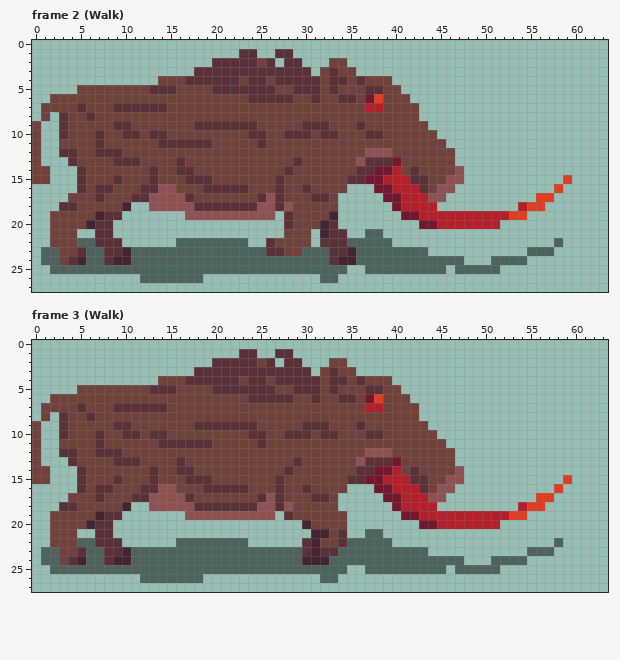
Two versions of one pixel-art file, GEODE/Assets/Sprites/Characters/Boar/Boar.aseprite. The picture above is the old version.
64x28 pixels, 8 frames. Shown: frame 2 (Walk), frame 3 (Walk). The commit also changed other frames, which this record leaves out.
And afterwards:
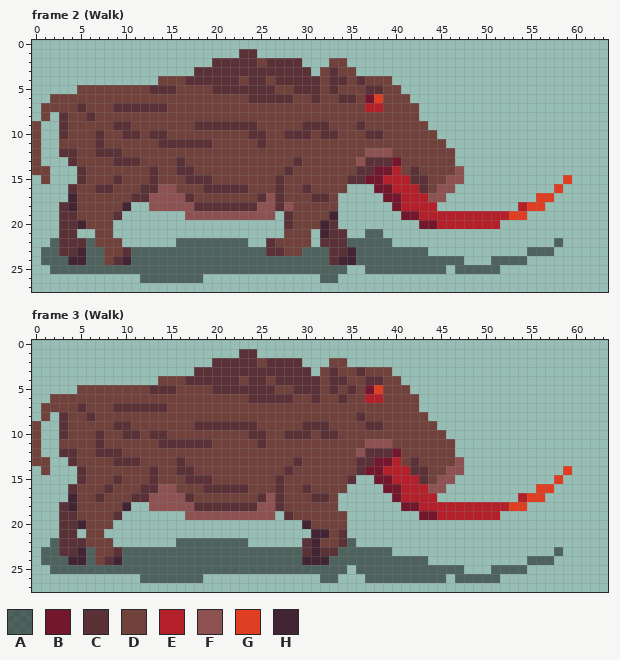
Palette (. is transparent): A #0606087f  B #73172d  C #5b3138  D #71413b  E #b4202a  F #8e5252  G #df3e23  H #422433
Commit: Boar walking animation
The exact change:
Changed rows in their new state; - is an unchanged pixel.
Frame 2 (Walk), layer "Boar":
first column x 27:
 1 ..
 2 C-
first column x 0:
15 .----------
16 ----CD-----
17 ----H--D---
18 ----H------
19 --.CC--DD--
20 --.CCHDDD--
21 --.CC--DD--
22 --ACCC-DDD-
23 ---CCH--DDC
24 ---AH---DC-
Frame 3 (Walk), layers "Crystal", "Boar", "Shadow":
first column x 0:
 1 ---------------------------..-------------------------------
 2 ---------------------------C--------------------------------
 3 ------------------------------------CDDD--------------------
 4 ------------------------------------DCC-D-------------------
 5 -----------------------------------C-BG--D------------------
 6 -----------------------------------D-EE---D-----------------
 7 -------------------------------------DD---------------------
 8 ------------------------------------C------D----------------
 9 ------------------------------------DCC-----D---------------
10 -------------------------------------DD------D--------------
11 -------------------------------------FFF------D-------------
12 ------------------------------------FCCCB-------------------
13 -D----------------------------------C-BBE-C----F------------
14 .------------------------------------B-E-E-C--F------------G
15 ..----------------------------------..-B--E--F-.----------G.
16 ----CD-D------------------------------.-B--EF-.---------GG.-
17 ----H----------------------------------.----E.--------EG-.--
18 ----H-----------------------D-----------.BB--EEEEEEEEGG..---
19 --.CC--DD--------------------------------..BB-------...-----
20 --.CCHDDD----------------------------------.........--------
21 --.CC-DD.----------------------------..---------------------
22 --ACCCDDD.--------------------------....------------------.-
23 ---CCH-DD-A-----------------------------....-----------...A-
24 ---AH--D--A---------------------------------....---....AAA--
25 ------------------------------------A---------A-...-AAA-----
26 -------------------------------------AAAAAAAAA-AAAAA--------
Boxes around the changes in both pictures, in picture pixels (x1, y1, x2, y2):
changed: (275, 49, 293, 67)
changed: (32, 175, 131, 265)
changed: (275, 349, 293, 367)
changed: (347, 367, 572, 583)
changed: (32, 457, 131, 565)
changed: (284, 502, 293, 511)
